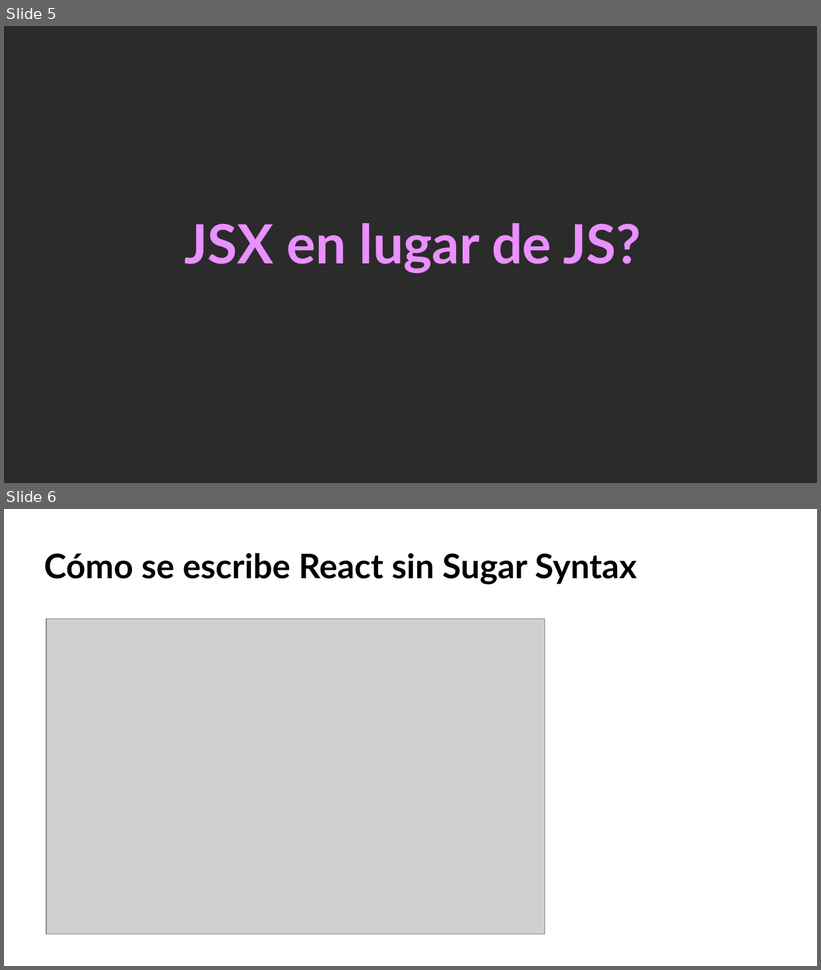
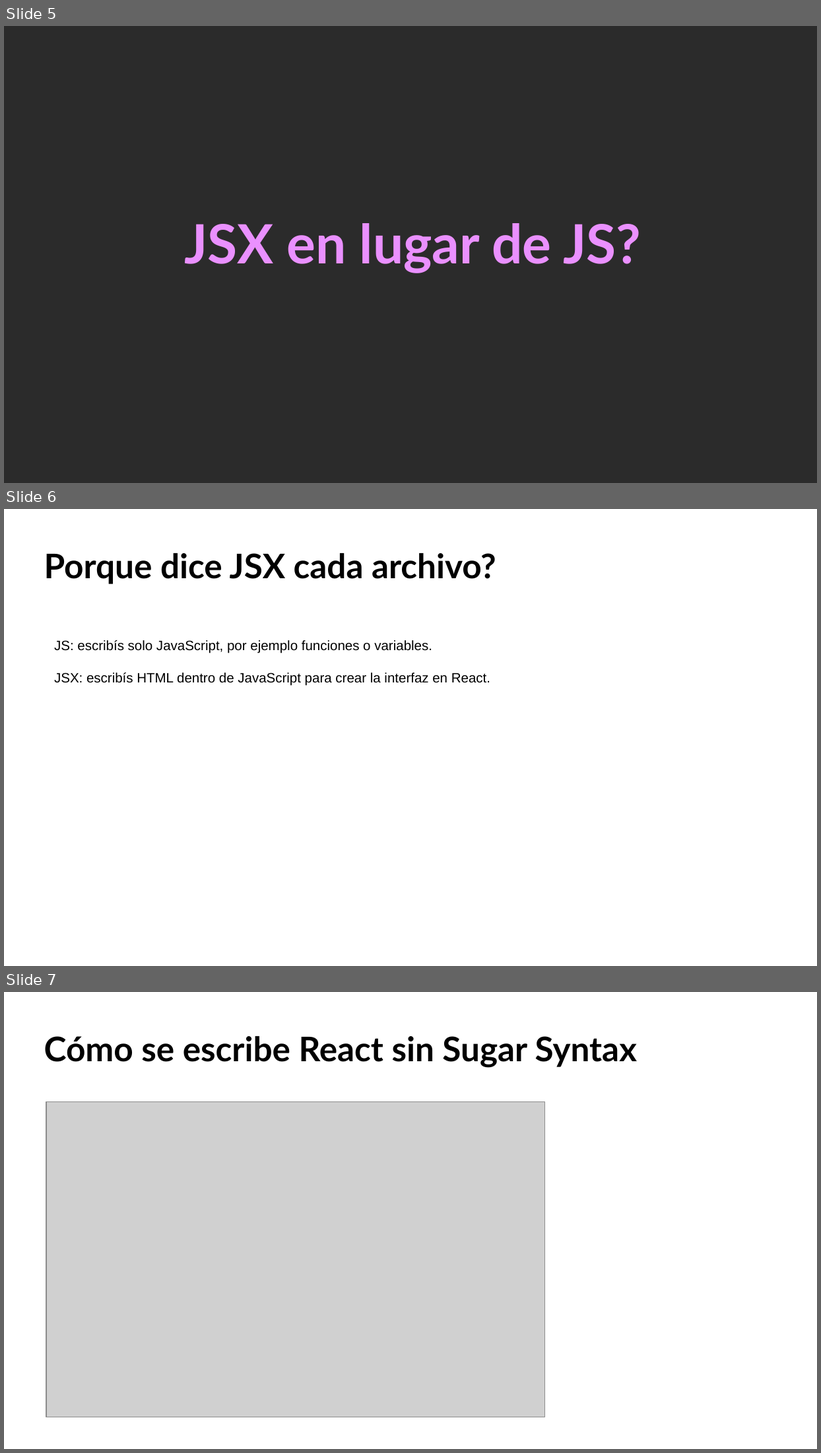
Before and after one commit to Arturogrottoli/Project-React-Js, a slide deck: Clase02/Unidad 2 - Clase en vivo.pptx. Shown one above the other, each under a label of ours: slides 5 and 6 before the commit, slides 5, 6 and 7 after it. The pictures are 821x970 and 821x1453 pixels, drawn with LibreOffice and Linux fonts; fonts in the diff are those of the drawing; grey boxes stand for pictures; background and template pictures are left out; a plain dark background stands for a picture behind light text. Boxes give left, top, right and bottom in pixels: in the first picture for what was removed or moved away, otherwise in the second. Text is boxed around its words. In the diff, an @@ line names an element or a change of style, - is before the commit and + after.

Commit message:
Clase 2a

```diff
--- a/Clase02/Unidad 2 - Clase en vivo.pptx
+++ b/Clase02/Unidad 2 - Clase en vivo.pptx
@@ slide 6 added at <box>4,509,817,966</box>, background #FFFFFF @@
@@ text added at <box>44,553,496,584</box>, 30 pt, text #000000, bold @@
+Porque dice JSX cada archivo?
@@ text added at <box>54,640,490,686</box>, 12 pt, text #000000 @@
+JS: escribís solo JavaScript, por ejemplo funciones o variables.
+JSX: escribís HTML dentro de JavaScript para crear la interfaz en React.
@@ what was slide 6 is now slide 7 @@
```
